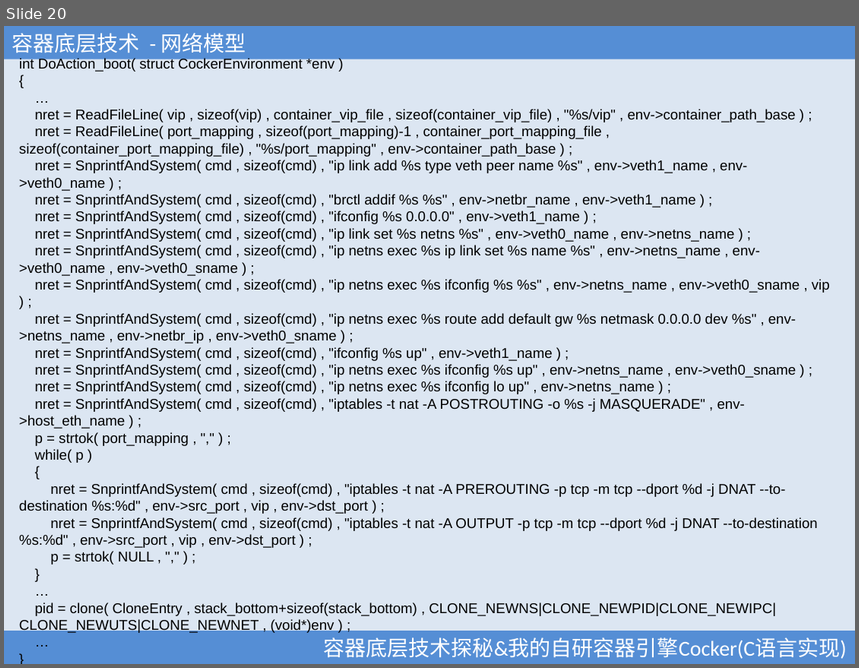
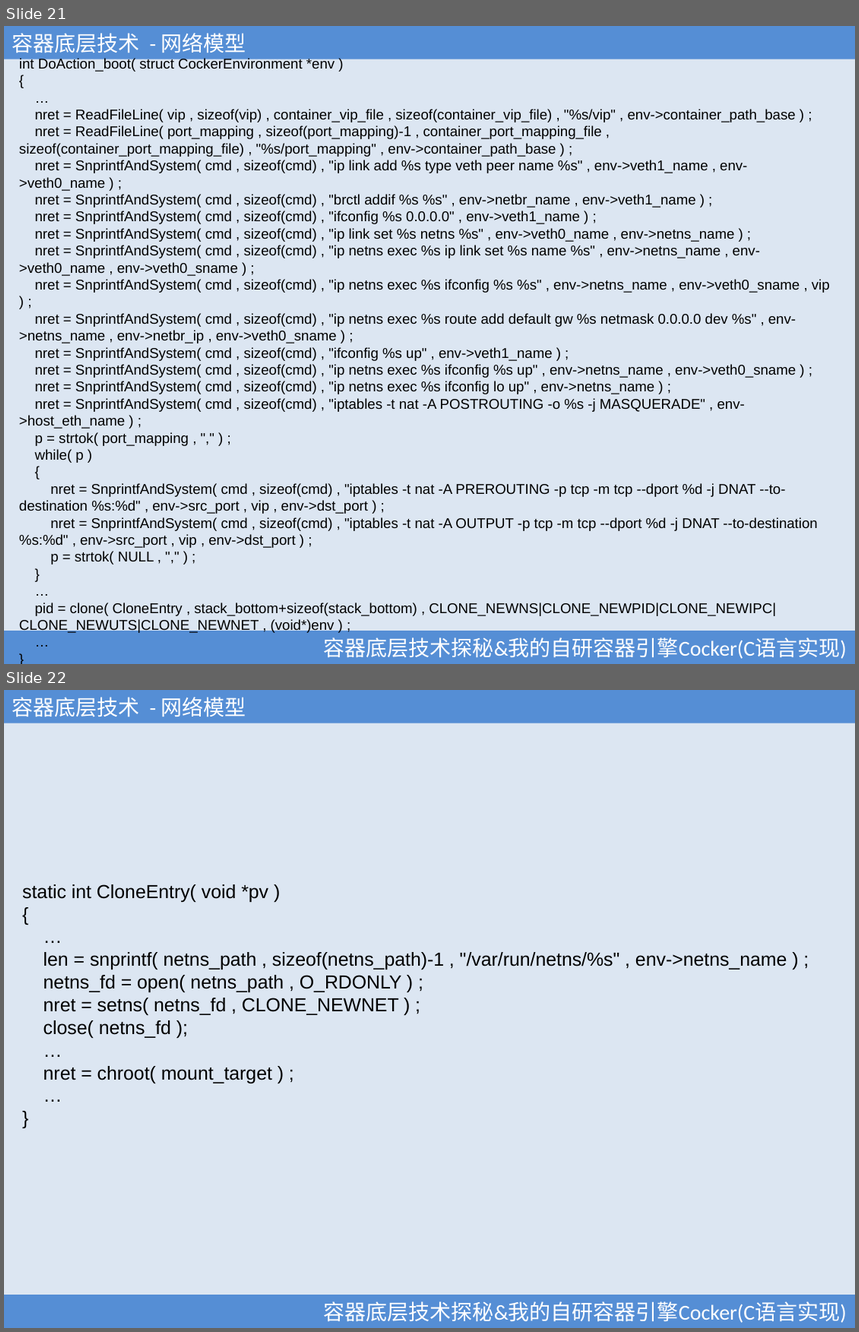
Before and after one commit to calvinwilliams/cocker, a slide deck: doc/container_coretech_and_cocker.ppt. Shown one above the other, each under a label of ours: slide 20 before the commit, slides 21 and 22 after it. The pictures are 859x668 and 859x1332 pixels, drawn with LibreOffice and Linux fonts; fonts in the diff are those of the drawing. Boxes give left, top, right and bottom in pixels: in the first picture for what was removed or moved away, otherwise in the second. Text is boxed around its words. In the diff, an @@ line names an element or a change of style, - is before the commit and + after.

```diff
--- a/doc/container_coretech_and_cocker.ppt
+++ b/doc/container_coretech_and_cocker.ppt
@@ slide 22 added at [4,690,855,1328], background #DCE6F2 @@
@@ rectangle added at [4,690,855,723], fill #558ED5, 18 pt, text #FFFFFF @@
+容器底层技术 - 网络模型
@@ text added at [22,885,787,1084], 16 pt, text #000000 @@
+static int CloneEntry( void *pv )
+{
+…
+len = snprintf( netns_path , sizeof(netns_path)-1 , "/var/run/netns/%s" , env->netns_name ) ;
+netns_fd = open( netns_path , O_RDONLY ) ;
+nret = setns( netns_fd , CLONE_NEWNET ) ;
+close( netns_fd );
+…
+nret = chroot( mount_target ) ;
+…
+}
@@ rectangle added at [4,1295,855,1328], fill #558ED5, 18 pt, text #FFFFFF @@
+容器底层技术探秘&我的自研容器引擎Cocker(C语言实现)
@@ what was slide 20 is now slide 21 @@
```
Also in this commit, not shown: 1 slide changed, 2 other files.
